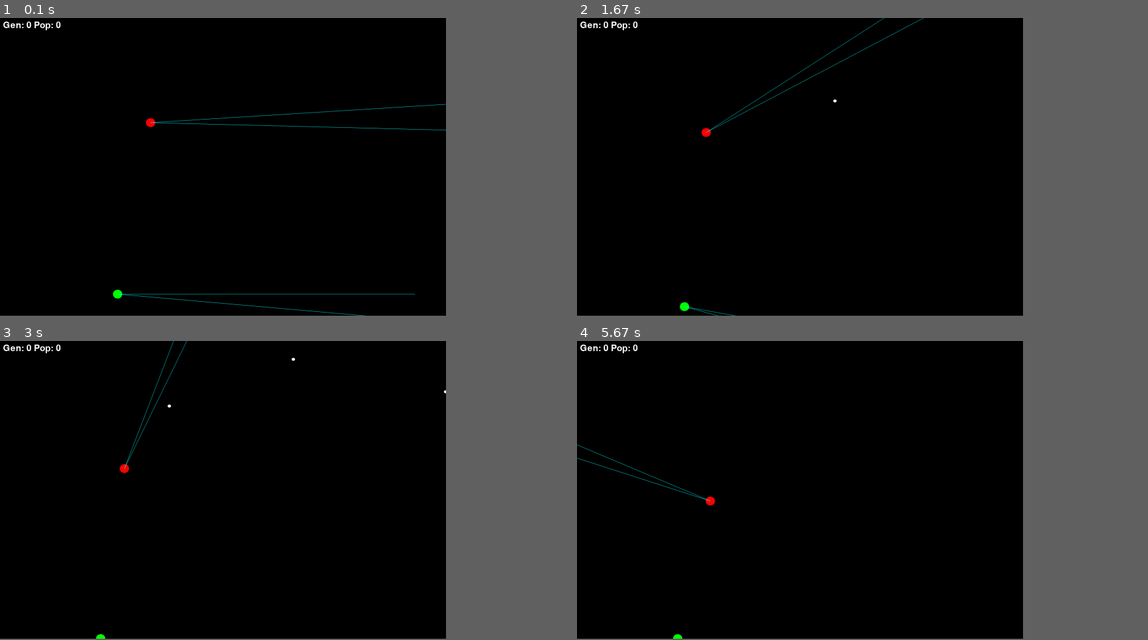
Above: before the commit, frames 1-4 (two rows, left to right).
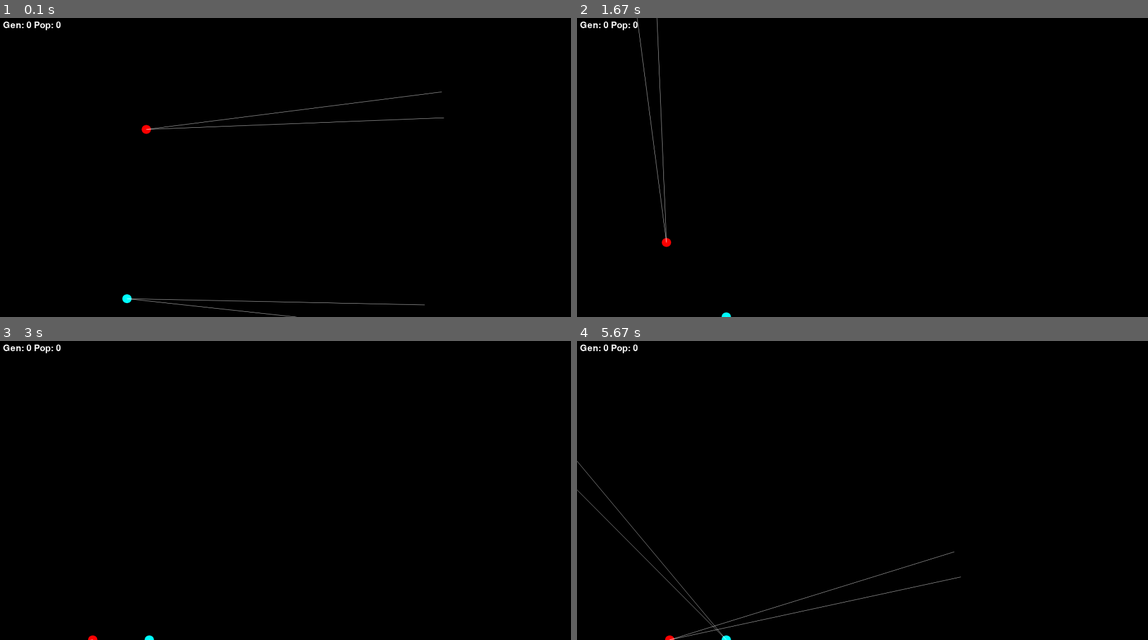
Above: after the commit, the same moments.

Repository: sattfatt/Simple-AI
Game: pygame game, started from pygame1/test.py
Two runs of this game, one before a commit and one after it. Both use one fixed random seed, a clock stepped at 60 frames per second and the inputs below.
Inputs (mouse positions are in pixels of both pictures, inside the frame that each line leads up to):
- Up to frame 1 (0.1 s): no input
- Up to frame 2 (1.67 s): hold A 0.33-0.87 s; hold S 0.9-1.2 s; hold A 1.23-1.63 s
- Up to frame 3 (3 s): hold W 1.67-2.03 s; hold D 2.07-2.7 s; tap Space at 2.73 s
- Up to frame 4 (5.67 s): hold S 3.07-3.43 s; move the mouse to (816, 526) at 3.1 s; hold A 3.47-3.93 s; hold D 3.97-4.43 s; hold W 4.47-4.77 s; hold L 4.8-5.27 s; hold D 4.8-5.27 s; hold D from 5.3 s (still down)
The window is 703x469 before the commit and 900x471 after it. Grey fills any space a smaller window leaves; there, only what the larger window draws over its background counts as a difference.

The runs differ from the first frame. In frame 1, 1.3% of the frame differs, in the area x 9-79%, y 1-100%; in frame 2, 0.6%; in frame 3, 0.3%; in frame 4, 0.7%.

Commit message:
Added a population parameter and a roulette selection method

Diff:
--- a/pygame1/test.py
+++ b/pygame1/test.py
@@ -3,12 +3,13 @@
 from pygame import gfxdraw
 import numpy as np
 import math
+import random
 
 # main
 pygame.init()
 pygame.font.init()
 pygame.display.set_caption('Animation')
-FPS = 300
+FPS = 1000
 fpsClock = pygame.time.Clock()
 
 # ------------- #
@@ -24,17 +25,17 @@
 #    params     #
 # ------------- #
 MAXITERATIONS = 4000
-MAXHEALTH = 100
-MOVESPEED = 0.5
-PROJVEL = 4
-MAXSPINRATE = 0.5
+MAXHEALTH = 500
+MOVESPEED = 3
+PROJVEL = 10
+MAXSPINRATE = 1
 PROJECTILEINTERVAL = 100
 MAXNEURONSPERLAYER = 5
-MAXDISPX = 1500  # 1024
-MAXDISPY = 1000  # 768
+MAXDISPX = 1918  # 1024
+MAXDISPY = 1005  # 768
 MINRANDPARM = -1
 MAXRANDPARM = 1
-
+POPULATION = 100
 # ------------- #
 #     colors    #
 # ------------- #
@@ -67,6 +68,7 @@
     def __init__(self, pos, dir, size, color, surf, owner):
 
         self.endpointupper = (0,0)
+
         self.endpointlower = (0, 0)
 
         self.damagedealt = 0
@@ -155,8 +157,8 @@
         self.endpointlower = (self.wedgeMag * math.cos(-(pov / 2) + dir) + self.pos[0],
                               self.wedgeMag * math.sin(-(pov / 2) + dir) + self.pos[1])
         if display:
-            pygame.draw.aaline(DISPLAYSURF, CYAN, self.pos, (self.endpointupper[0], self.endpointupper[1]), 1)
-            pygame.draw.aaline(DISPLAYSURF, CYAN, self.pos, (self.endpointlower[0], self.endpointlower[1]), 1)
+            pygame.draw.aaline(DISPLAYSURF, WHITE, self.pos, (self.endpointupper[0], self.endpointupper[1]), 1)
+            pygame.draw.aaline(DISPLAYSURF, WHITE, self.pos, (self.endpointlower[0], self.endpointlower[1]), 1)
 
     def updateHitbox(self):
         self.hitbox = pygame.Rect(self.pos[0] - self.size, self.pos[1] - self.size, self.size * 2, self.size * 2)
@@ -247,6 +249,8 @@
         self.b3 = np.array(np.random.uniform(MINRANDPARM, MAXRANDPARM, (5,)))
 
         self.score = 0
+
+        self.probability = 0
 
     def out(self, input):
         # output
@@ -353,19 +357,40 @@
 def setScore(NN):
     pass
 
+
 def rouletteWheel(NNlist,n=1):
     totalfitness = 0
+    offset = 0
+    selected = []
     for i in range(len(NNlist)):
         totalfitness += NNlist[i].score
 
-
+    if totalfitness == 0:
+        totalfitness = 1
+
+    for brain in NNlist:
+        brain.probability = offset + brain.score / totalfitness
+        offset += brain.probability
+
+    selected = []
+    for i in range(n):
+        r = random.random()
+        selected.append(NNlist[0])
+        for brain in NNlist:
+            if brain.probability > r:
+                break
+            try:
+                selected[i] = brain
+            except IndexError:
+                selected.append(brain)
+    return selected
 
 
 def newGen(NNlist):
-    NNsort = sorted(NNlist, key=getScore, reverse=True)
     children = []
-    for net in NNsort:
-        children.append(mutate(breed(NNsort[0], NNsort[1], NNsort[0].id)))
+    fittest = rouletteWheel(NNlist, 2)
+    for net in NNlist:
+        children.append(mutate(breed(fittest[0], fittest[1], NNlist[0].id)))
     return children
 
 
@@ -375,12 +400,17 @@
 
 # create 10 random NNs for each AI
 
-NNlist1 = [NN('bob'), NN('bob'), NN('bob'), NN('bob'), NN('bob'), NN('bob'), NN('bob'), NN('bob'), NN('bob'), NN('bob')]
-
-NNlist2 = [NN('joe'), NN('joe'), NN('joe'), NN('joe'), NN('joe'), NN('joe'), NN('joe'), NN('joe'), NN('joe'), NN('joe')]
+NNlist1 = []
+NNlist2 = []
+
+for i in range(POPULATION):
+    NNlist1.append(NN('bob'))
+    NNlist2.append(NN('joe'))
+
+
 
 bob = Entity((np.random.randint(1, MAXDISPX - 1), np.random.randint(1, MAXDISPY - 1)), 0, 15, RED, DISPLAYSURF, 'bob')
-joe = Entity((np.random.randint(1, MAXDISPX - 1), np.random.randint(1, MAXDISPY - 1)), 0, 15, GREEN, DISPLAYSURF, 'joe')
+joe = Entity((np.random.randint(1, MAXDISPX - 1), np.random.randint(1, MAXDISPY - 1)), 0, 15, CYAN, DISPLAYSURF, 'joe')
 
 # start with the first of 10 nets
 nets = [NNlist1[0], NNlist2[0]]
@@ -420,7 +450,7 @@
             generation += 1
 
             print('respawning entities...', end='')
-            joe = Entity((np.random.randint(1, MAXDISPX - 1), np.random.randint(1, MAXDISPY - 1)), 0, 15, GREEN,
+            joe = Entity((np.random.randint(1, MAXDISPX - 1), np.random.randint(1, MAXDISPY - 1)), 0, 15, CYAN,
                          DISPLAYSURF, 'joe')
             bob = Entity((np.random.randint(1, MAXDISPX - 1), np.random.randint(1, MAXDISPY - 1)), 0, 15, RED,
                          DISPLAYSURF, 'bob')
@@ -436,14 +466,14 @@
             try:
                 net.score = entities[idx].damagedealt
             except(IndexError):
-                # this means entity died, failure!(set as negative in case of zero tie)
+                # this means entity died, failure!
                 net.score = 0
             print(net.score)
 
         print('Need to advance in Population')
         # reset bob and joe and and entities list
         print('respawning...', end='')
-        joe = Entity((np.random.randint(1, MAXDISPX - 1), np.random.randint(1, MAXDISPY - 1)), 0, 15, GREEN,
+        joe = Entity((np.random.randint(1, MAXDISPX - 1), np.random.randint(1, MAXDISPY - 1)), 0, 15, CYAN,
                      DISPLAYSURF, 'joe')
         bob = Entity((np.random.randint(1, MAXDISPX - 1), np.random.randint(1, MAXDISPY - 1)), 0, 15, RED,
                      DISPLAYSURF, 'bob')
@@ -454,29 +484,6 @@
         projectiles = []
 
 
-
-
-    # movement
-    keys = pygame.key.get_pressed()
-    if keys[K_a]:
-        prevkey = MOVELEFT
-        # print('left event')
-        entities[0].updatePos(np.array([-MOVESPEED, 0]))
-    if keys[K_d]:
-        prevkey = MOVERIGHT
-        # print('right event')
-        entities[0].updatePos(np.array([MOVESPEED, 0]))
-    if keys[K_w]:
-        prevkey = MOVEUP
-        # print('up event')
-        entities[0].updatePos(np.array([0, -MOVESPEED]))
-    if keys[K_s]:
-        prevkey = MOVEDOWN
-        # print('down event')
-        entities[0].updatePos(np.array([0, MOVESPEED]))
-        # if keys[K_s] and keys[K_d]:
-        #   bob.updatePos(np.array([MOVESPEED, MOVESPEED]))
-
     # event handling
     for event in pygame.event.get():
 
@@ -484,16 +491,6 @@
             pygame.quit()
             sys.exit()
 
-        if event.type == KEYDOWN:
-            if event.key == K_SPACE:
-                angle = entities[0].getCursorAngle()
-                # print angle
-                # projectiles.append(
-                # Entity((entities[0].pos[0], entities[0].pos[1]), angle, 5, WHITE, DISPLAYSURF, entities[0].owner))
-                # projectiles.append(
-                # Entity((entities[1].pos[0], entities[1].pos[1]), angle, 5, WHITE, DISPLAYSURF, entities[1].owner))
-            if event.key == K_l:
-                pass
 
     # projectile handling
     if projectiles:
@@ -514,15 +511,7 @@
                     elif proj.owner == 'joe':
                         joe.damagedealt += 10
                         # print('joe dealt ' + str(joe.damagedealt))
-                    projectiles[:] = [x for x in projectiles if removeCondition(
-                        x)]  # for some reason I have to remove the projectile right away in this scope if hit
-                    #    temp = entity.inWedge(proj)
-                    #    if temp:
-                    #        counter += 1
-                    # ----DEBUG----#
-                    # print counter
-                    # print('checking: ' + entity.owner)
-                    # print(temp + '\'s projectile is in ' + entity.owner + '\'s FOV')
+                    projectiles[:] = [x for x in projectiles if removeCondition(x)]  # for some reason I have to remove the projectile right away in this scope if hit
         # remove projectile from list if remove condition is met.
         projectiles[:] = [x for x in projectiles if removeCondition(x)]
 
